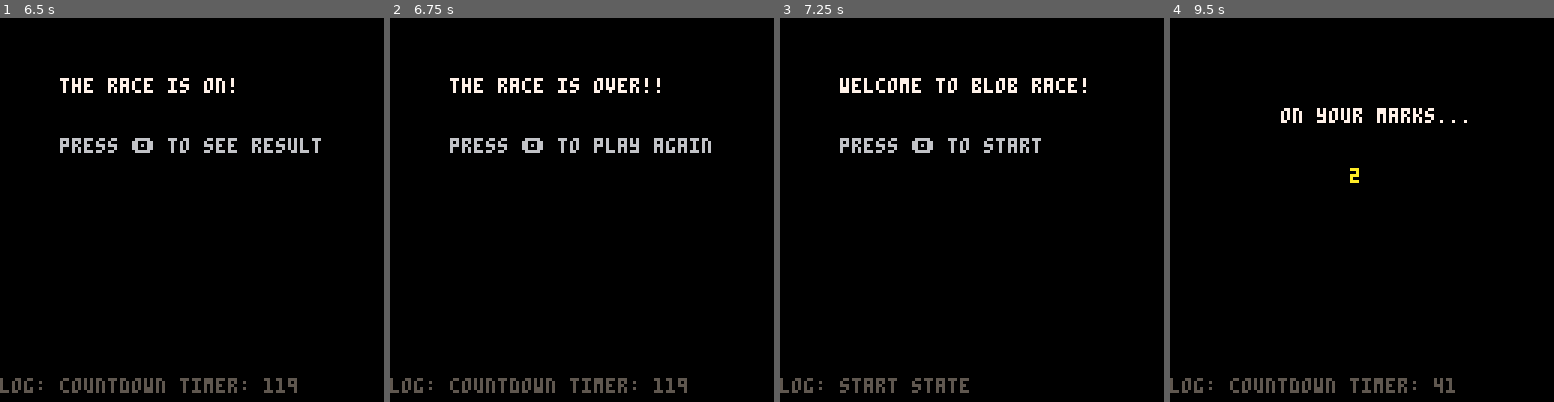
Above: before the commit, frames 1-4 (left to right).
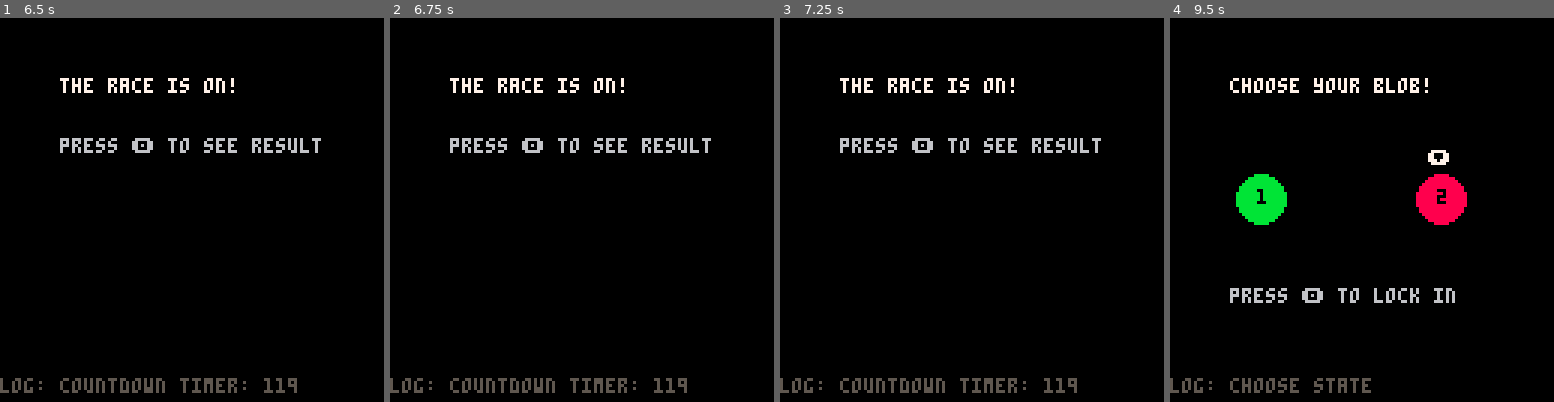
Above: after the commit, the same moments.

Repository: geopet/formula-blob
Game: PICO-8 cartridge blob_race.p8
Two runs of this game, one before a commit and one after it. Both use one fixed random seed, a clock stepped at 60 frames per second and the inputs below.
Inputs:
- Up to frame 1 (6.5 s): tap O (Z key) at 0.7, 1.7, 2.1, 2.5, 2.9, 3.3, 3.7, 4.1, 4.5, 4.9, 5.3, 5.7, 6.1 s; hold Right 1.6-2.1 s; hold Right 2.47-3.03 s; hold Left 3.08-3.58 s; hold Right 4.02-4.68 s; hold Left 5.08-5.68 s; hold Right from 6.08 s (still down)
- Up to frame 2 (6.75 s): tap O (Z key) at 6.5 s; release Right at 6.58 s; hold Right from 6.63 s (still down)
- Up to frame 3 (7.25 s): tap O (Z key) at 6.9 s; release Right at 7.13 s
- Up to frame 4 (9.5 s): tap O (Z key) every 0.4 s from 7.3 to 9.3 s; hold Right 7.5-8.07 s; hold Left 8.12-8.62 s; hold Right from 9.05 s (still down)

Frame 1 is identical in both runs. In frame 2, 0.6% of the frame differs, in the area x 53-84%, y 15-36%; in frame 3, 2.2%; in frame 4, 6.0%, in the area x 15-78%, y 15-98%.

Commit message:
feat(race): add blob race updates
Where the race really happens internally. Next we need to show on
screen.

Diff:
--- a/blob_race.p8
+++ b/blob_race.p8
@@ -69,8 +69,17 @@
             race_winner = 0
         end
     elseif (state == "racing") then
-        if (btnp(4)) then
-            state = "result"
+        blob1_x += blob1_speed
+        blob2_x += blob2_speed
+
+        if race_winner == 0 then
+            if (blob1_x >= 120) then
+                race_winner = 1
+                state = "result"
+            elseif (blob2_x >= 120) then
+                race_winner = 2
+                state = "result"
+            end
         end
     elseif (state == "result") then
         if (btnp(4)) then
